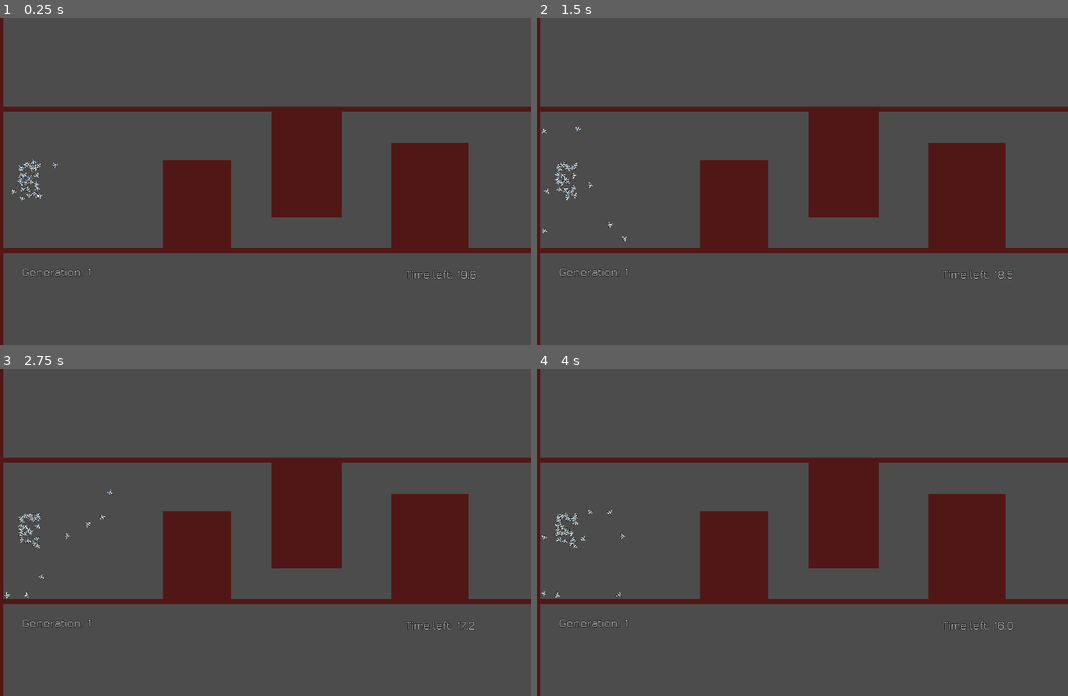
Above: before the commit, frames 1-4 (two rows, left to right).
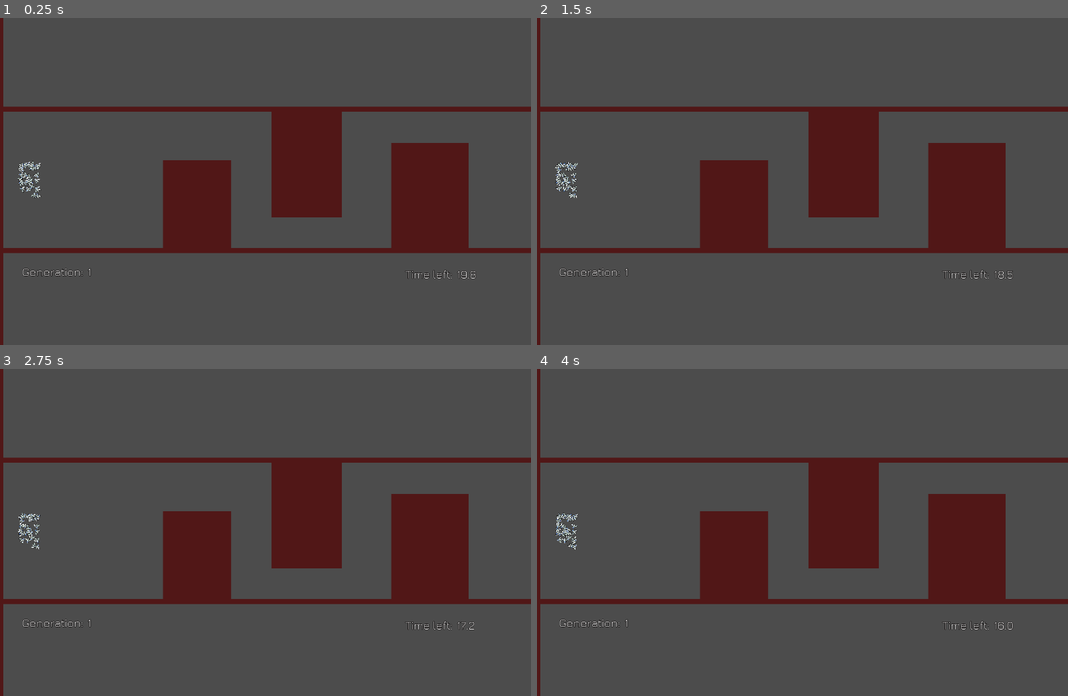
Above: after the commit, the same moments.

Repository: a0x77ry/plasmata
Game: Godot game, scene res://level1.tscn
Two runs of this game, one before a commit and one after it. Both use one fixed random seed, a clock stepped at 60 frames per second and the inputs below.
Inputs:
- Up to frame 1 (0.25 s): no input
- Up to frame 2 (1.5 s): tap Enter (ui_accept) at 0.5, 0.77 s
- Up to frame 3 (2.75 s): tap Enter (ui_accept) at 1.52 s
- Up to frame 4 (4 s): tap Enter (ui_accept) at 3.02, 3.77 s

The runs differ from the first frame. In frame 1, 0.3% of the frame differs, in the area x 2-11%, y 43-57%; in frame 2, 0.3%; in frame 3, 0.3%; in frame 4, 0.3%, in the area x 0-17%, y 43-71%.
Error after the commit: Invalid get index 'genome' (on base: 'Node2D (main.gd)'). (res://scripts/neural_network.gd:69)

Commit message:
Start implementing the new NEAT mutation

Diff:
--- a/scripts/agent.gd
+++ b/scripts/agent.gd
@@ -42,7 +42,7 @@
   {"name": "go_forward"},
   # {"name": "go_backward"},
 ]
-var nn_h1 = []
+var nn_h = []
 var genome: Dictionary = {} setget set_genome, get_genome
 
 func _ready():
@@ -54,20 +54,23 @@
     nn_inputs.append({"name": input})
 
   if genome.empty():
+    # create a new genome
     var i = 0
-    for dict in nn_inputs:
-      dict["id"] = i
+    for genome_input_node in nn_inputs:
+      genome_input_node["id"] = i
+      genome_input_node["outgoing_link_ids"] = []
       Main.used_node_ids.append(i)
       i += 1
-    for _i_hidden in range(number_of_hidden_nodes):
-      Main.used_node_ids.append(i)
-      nn_h1.append({"id": i})
-      i += 1
-    for dict in nn_outputs:
-      dict["id"] = i
+    # for _i_hidden in range(number_of_hidden_nodes):
+    #   Main.used_node_ids.append(i)
+    #   nn_h.append({"id": i})
+    #   i += 1
+    for genome_output_node in nn_outputs:
+      genome_output_node["id"] = i
+      genome_output_node["incoming_link_ids"] = []
       Main.used_node_ids.append(i)
       i += 1
-    genome = {"input_nodes": nn_inputs, "hidden_nodes_1": nn_h1,
+    genome = {"input_nodes": nn_inputs, "hidden_nodes": nn_h,
         "output_nodes": nn_outputs, "fitness": 0}
     print("New genome")
     Main.genomes.append(genome)
--- a/scripts/main.gd
+++ b/scripts/main.gd
@@ -188,23 +188,54 @@
   return crossovered_genomes
 
 
+func choose_target_node(genome_source_node, _genome):
+  var candidate_nodes = _genome["hidden_nodes"] + _genome["output_nodes"]
+  var unlinked_nodes = []
+  for node in candidate_nodes:
+    var is_node_linked := false
+    for link_id in node["incoming_link_ids"]:
+      if link_id == genome_source_node["id"]:
+        is_node_linked = true
+    if !is_node_linked:
+      unlinked_nodes.append(node)
+  if !unlinked_nodes.empty():
+    var target_node
+    while target_node == null:
+      for node in unlinked_nodes:
+        if random.randf() < 1 / unlinked_nodes.size():
+          target_node = node
+          break
+    return target_node
+  else:
+    return null
+
 func mutate(parent_genomes):
   random.randomize()
   var check := false
   var mutated_genomes = parent_genomes.duplicate(true)
-  for genome in mutated_genomes:
+  for _genome in mutated_genomes:
+    var genes_number = float(_genome["links"].size()) \
+        + float(_genome["input_nodes"].size()) \
+        + float(_genome["output_nodes"].size()) \
+        + float(_genome["hidden_nodes"].size())
     if random.randf() < MUTATION_RATE:
       check = false
-      for link in genome["links"]:
-        if random.randf() < EXPECTED_MUTATED_GENES / float(genome["links"].size()):
-          # print("Weight Mutated")
-          # print("Original: %s" % link["weight"])
+      for link in _genome["links"]:
+        if random.randf() < EXPECTED_MUTATED_GENES / genes_number:
           link["weight"] = random.randfn(link["weight"], MUTATION_STANDARD_DEVIATION)
-          # link["weight"] = -link["weight"]
-          # print("Mutated: %s" % link["weight"])
-        if random.randf() < EXPECTED_MUTATED_GENES / float(genome["links"].size()):
+        if random.randf() < EXPECTED_MUTATED_GENES / genes_number:
           link["bias"] = random.randfn(link["bias"], MUTATION_STANDARD_DEVIATION)
-
+      # add a link
+      for genome_source_node in (_genome["input_nodes"] + _genome["hidden_nodes"]):
+        if random.randf() < EXPECTED_MUTATED_GENES / genes_number:
+          var genome_target_node = choose_target_node(genome_source_node, _genome)
+          var new_id = generate_UID()
+          used_node_ids.append(new_id)
+          var new_link = {"id": new_id, "weight": random.randf(), "bias": random.randf(),
+              "source_id": genome_source_node["id"],
+              "target_id": genome_target_node["id"]}
+          _genome["links"].append(new_link)
+      # TODO: add a new node and break the link
 
   if check:
     for i in parent_genomes.size():
@@ -220,7 +251,7 @@
 func speciate():
   species = []
   for genome in genomes:
-    var gen_all_nodes = genome["input_nodes"] + genome["hidden_nodes_1"] \
+    var gen_all_nodes = genome["input_nodes"] + genome["hidden_nodes"] \
         + genome["output_nodes"] + genome["links"];
     var gen_all_ids = []
     for node in gen_all_nodes:
@@ -232,7 +263,7 @@
       var N = max(genome.size(), sp["prototype"].size()) # find N
 
       var prot = sp["prototype"]
-      var prot_all_nodes = prot["input_nodes"] + prot["hidden_nodes_1"] \
+      var prot_all_nodes = prot["input_nodes"] + prot["hidden_nodes"] \
           + prot["output_nodes"] + prot["links"]
       var prot_all_ids = []
       for node in prot_all_nodes:
--- a/scripts/neural_network.gd
+++ b/scripts/neural_network.gd
@@ -8,8 +8,7 @@
 var random = RandomNumberGenerator.new()
 var input_layer = []
 var output_layer = []
-var hidden_layer_1 = []
-var hidden_layer_2 = []
+var hidden_layer = []
 var links = []
 
 var genome
@@ -24,15 +23,15 @@
     var i_node = InputNode.new(input_node_gene["id"], input_node_gene["name"])
     input_layer.append(i_node)
 
-  for hidden_node_1_gene in genome["hidden_nodes_1"]:
-    var h1_node = HiddenNode.new(hidden_node_1_gene["id"])
-    hidden_layer_1.append(h1_node)
+  for hidden_node_gene in genome["hidden_nodes"]:
+    var h_node = HiddenNode.new(hidden_node_gene["id"])
+    hidden_layer.append(h_node)
 
   for output_node_gene in genome["output_nodes"]:
     var o_node = OutputNode.new(output_node_gene["id"], output_node_gene["name"])
     output_layer.append(o_node)
 
-  var all_nodes = input_layer + hidden_layer_1 + output_layer
+  var all_nodes = input_layer + hidden_layer + output_layer
 
   # Create the links between the nodes
   if !genome.has("links"):
@@ -45,23 +44,37 @@
       var target_node
       for node in all_nodes:
         var nid = node.id
-        if nid == link["from_id"]:
+        if nid == link["source_id"]:
           source_node = node
-        elif nid == link["to_id"]:
+        elif nid == link["target_id"]:
           target_node = node
       if (source_node != null) && (target_node != null):
-        var link_instance = Link.new(link["id"], source_node, target_node, link["weight"], link["bias"])
+        var link_instance = Link.new(link["id"], source_node, target_node,
+            link["weight"], link["bias"], link["source_id"],
+            link["target_id"])
         links.append(link_instance)
 
 
 func connect_nn_layers(source_layer, target_layer):
   for s_node in source_layer:
     for t_node in target_layer:
-      var new_link = Link.new(NO_ID, s_node, t_node, random.randf_range(-1.0, 1.0), random.randf_range(-1.0, 1.0))
+      var new_link = Link.new(NO_ID, s_node, t_node,
+          random.randf_range(-1.0, 1.0), random.randf_range(-1.0, 1.0),
+          s_node.id, t_node.id)
       links.append(new_link)
       genome["links"].append({"id": new_link.id,"bias": new_link.bias,
-          "weight": new_link.weight, "from_id": new_link.source_node.id,
-          "to_id": new_link.target_node.id})
+          "weight": new_link.weight, "source_id": new_link.source_node.id,
+          "target_id": new_link.target_node.id})
+      # add incoming_link_ids and outgoing_link_ids to the nodes involved
+      var all_genome_nodes = Main.genome["input_nodes"] \
+          + Main.genome["hidden_nodes"] \
+          + Main.genome["output_nodes"]
+      for _genome_node in all_genome_nodes:
+        if _genome_node["id"] == new_link.source_node.id:
+          _genome_node["outgoing_link_ids"].append(new_link.id)
+        elif _genome_node["id"] == new_link.target_node.id:
+          _genome_node["incoming_link_ids"].append(new_link.id)
+
 
 
 func set_input(input_dict: Dictionary):
@@ -192,9 +205,12 @@
   var target_node: NNNode
   var weight: float
   var bias: float
-
-
-  func _init(_id, _source_node: NNNode, _target_node: NNNode, _weight, _bias):
+  var source_id: int
+  var target_id: int
+
+
+  func _init(_id, _source_node: NNNode, _target_node: NNNode, _weight, _bias,
+      _source_id, _target_id):
     if _id < 0:
       id = Main.generate_UID()
     else:
@@ -203,6 +219,8 @@
     target_node = _target_node
     weight = _weight
     bias = _bias
+    source_id = _source_id
+    target_id = _target_id
 
     source_node.add_outgoing_link(self)
     target_node.add_incoming_link(self)
